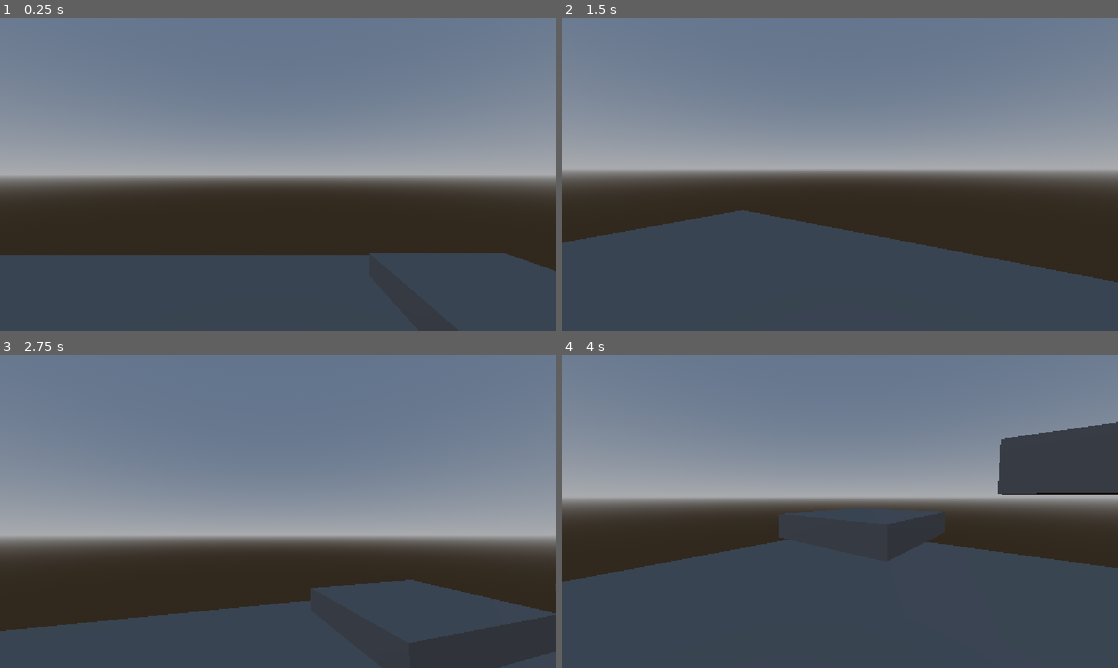
Above: before the commit, frames 1-4 (two rows, left to right).
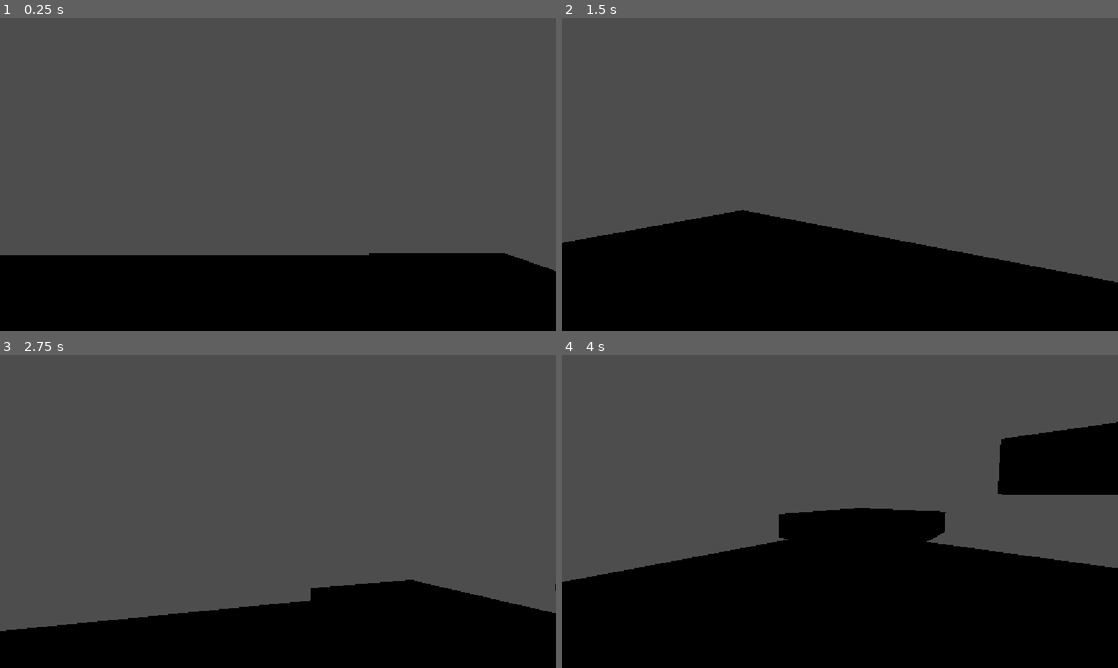
Above: after the commit, the same moments.

Repository: Wistful-Max/ICE-ICE-BABAY-GAME
Game: Godot game, scene res://scenes/Main.tscn
Two runs of this game, one before a commit and one after it. Both use one fixed random seed, a clock stepped at 60 frames per second and the inputs below.
Inputs (mouse positions are in pixels of both pictures, inside the frame that each line leads up to):
- Up to frame 1 (0.25 s): no input
- Up to frame 2 (1.5 s): tap Enter (ui_accept) at 0.5, 0.77 s; move the mouse to (867, 174) at 0.52 s; tap A (move_a) at 0.6 s; move the mouse to (812, 174) at 1.27 s; tap D (move_d) at 1.35 s
- Up to frame 3 (2.75 s): tap Enter (ui_accept) at 1.52, 2 s; move the mouse to (289, 505) at 2.02 s; tap S (move_s) at 2.1 s
- Up to frame 4 (4 s): move the mouse to (834, 517) at 2.77 s; tap W (move_w) at 2.85 s; tap Enter (ui_accept) at 3.02, 3.77 s; move the mouse to (878, 514) at 3.52 s; tap A (move_a) at 3.6 s

The runs differ from the first frame. In frame 1, 97% of the frame differs, in the area x 0-100%, y 0-100%; in frame 2, 97%; in frame 3, 97%; in frame 4, 97%.

Commit message:
ta bort enviroment i platformer

Diff:
--- /dev/null
+++ b/scenes/gun.tscn
@@ -0,0 +1,10 @@
+[gd_scene format=3 uid="uid://b2cbpqv7s4550"]
+
+[sub_resource type="BoxMesh" id="BoxMesh_5f5v5"]
+size = Vector3(0.12982178, 0.10180664, 0.64746094)
+
+[node name="gun" type="Node3D" unique_id=1988968026]
+
+[node name="MeshInstance3D" type="MeshInstance3D" parent="." unique_id=1188947602]
+transform = Transform3D(0.9890638, 0, 0, 0, 0.9890638, 0, 0, 0, 0.9890638, 0.018951416, -0.029663086, -0.17434181)
+mesh = SubResource("BoxMesh_5f5v5")
--- a/scenes/platformer.tscn
+++ b/scenes/platformer.tscn
@@ -1,25 +1,10 @@
 [gd_scene format=3 uid="uid://b07atoobk1d5r"]
-
-[sub_resource type="ProceduralSkyMaterial" id="ProceduralSkyMaterial_plkao"]
-sky_horizon_color = Color(0.66224277, 0.6717428, 0.6867428, 1)
-ground_horizon_color = Color(0.66224277, 0.6717428, 0.6867428, 1)
-
-[sub_resource type="Sky" id="Sky_xxtnn"]
-sky_material = SubResource("ProceduralSkyMaterial_plkao")
-
-[sub_resource type="Environment" id="Environment_j2uy2"]
-background_mode = 2
-sky = SubResource("Sky_xxtnn")
-glow_enabled = true
 
 [sub_resource type="NavigationMesh" id="NavigationMesh_5f5v5"]
 vertices = PackedVector3Array(1.0522461, 1, -4.2910767, 1.5522461, 1, -4.5410767, 1.5522461, 1, -6.5410767, -10.447754, …(530 unchanged characters)…
 polygons = [PackedInt32Array(1, 0, 2), PackedInt32Array(2, 0, 3), PackedInt32Array(5, 4, 6), PackedInt32Array(6, 4, 7), …(402 unchanged characters)…
 
 [node name="platformer" type="Node3D" unique_id=819731909]
-
-[node name="WorldEnvironment" type="WorldEnvironment" parent="." unique_id=1667799013]
-environment = SubResource("Environment_j2uy2")
 
 [node name="NavigationRegion3D" type="NavigationRegion3D" parent="." unique_id=1592568450]
 navigation_mesh = SubResource("NavigationMesh_5f5v5")
